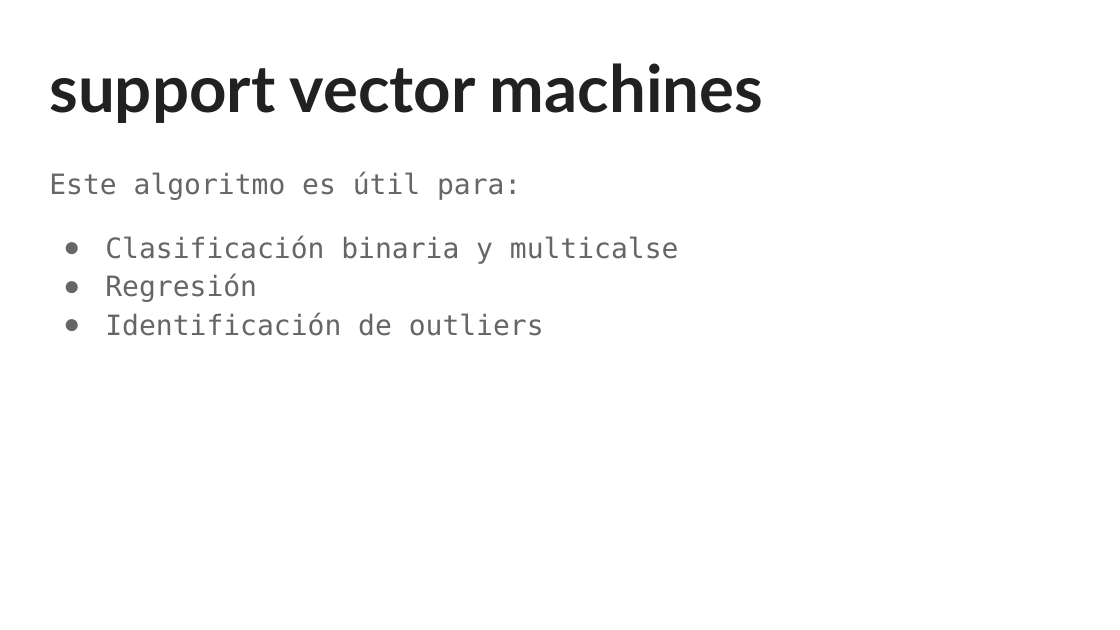
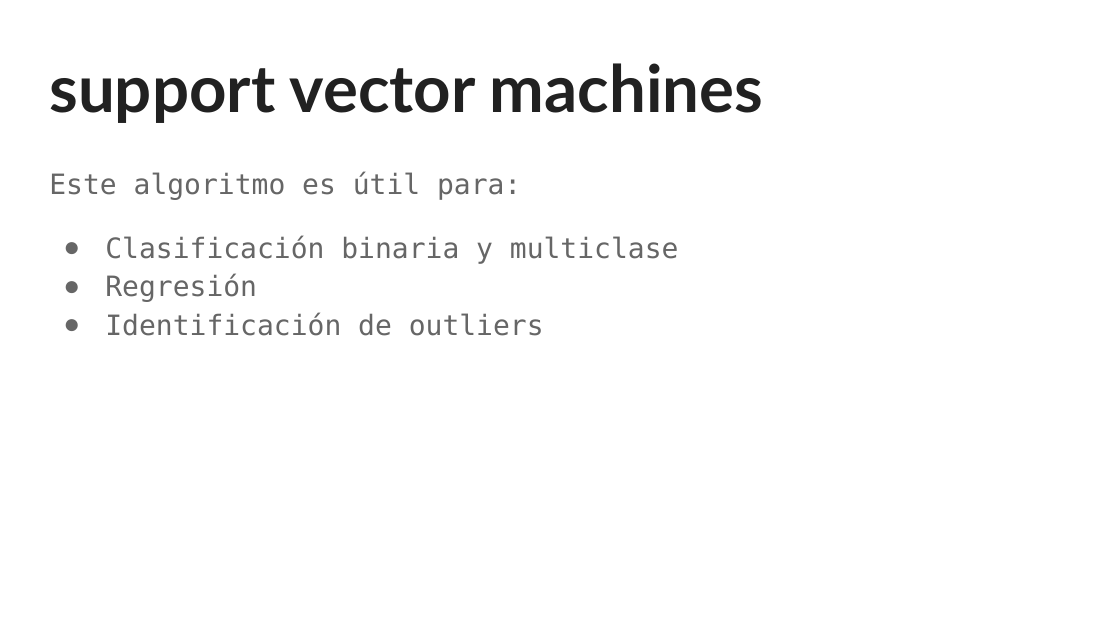
Before and after one commit to sainosmichelle/sainosmichelle.github.io, a slide deck: slide 2 of assets/files/Tema6/svm/6.7 SVM.pptx. Drawn at 1120x630 pixels with LibreOffice and Linux fonts; fonts in the diff are those of the drawing. Boxes give left, top, right and bottom in pixels: in the first picture for what was removed or moved away, otherwise in the second. Text is boxed around its words. In the diff, an @@ line names an element or a change of style, - is before the commit and + after.

```diff
--- a/assets/files/Tema6/svm/6.7 SVM.pptx
+++ b/assets/files/Tema6/svm/6.7 SVM.pptx
@@ text at bbox=[105, 235, 679, 264]: text changed @@
-● Clasificación binaria y multicalse
+● Clasificación binaria y multiclase
```
Also in this commit, not shown: 2 other slides changed, 1 slide added, 9 other files.
